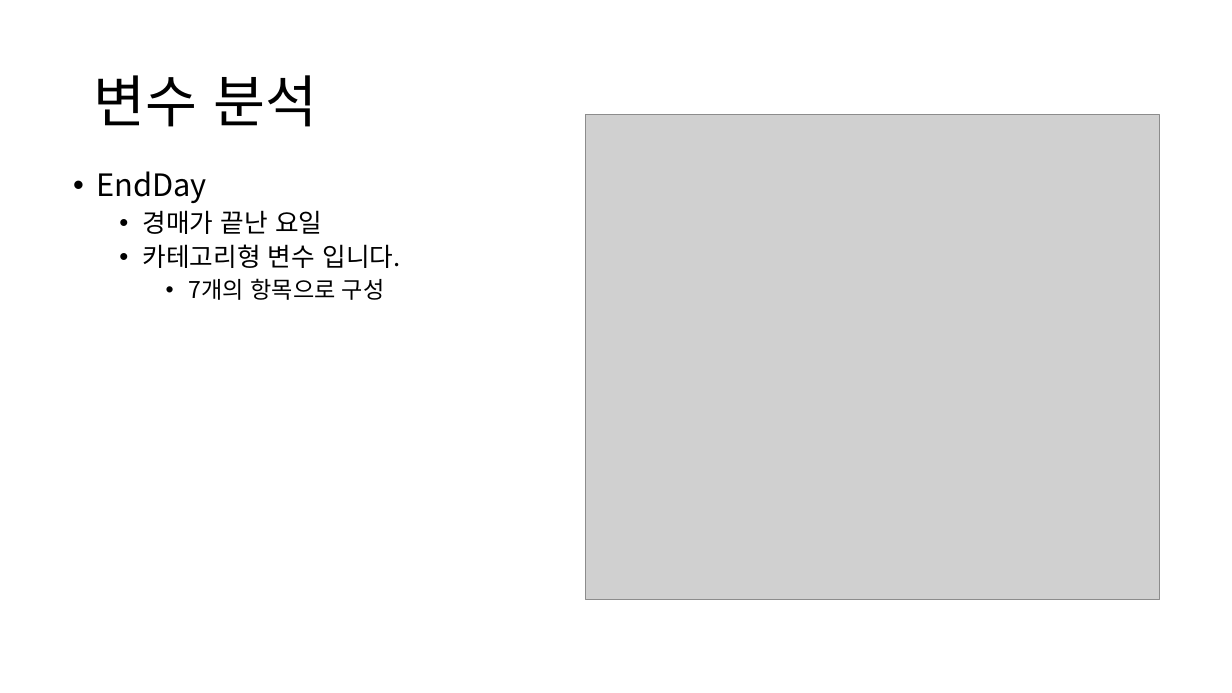
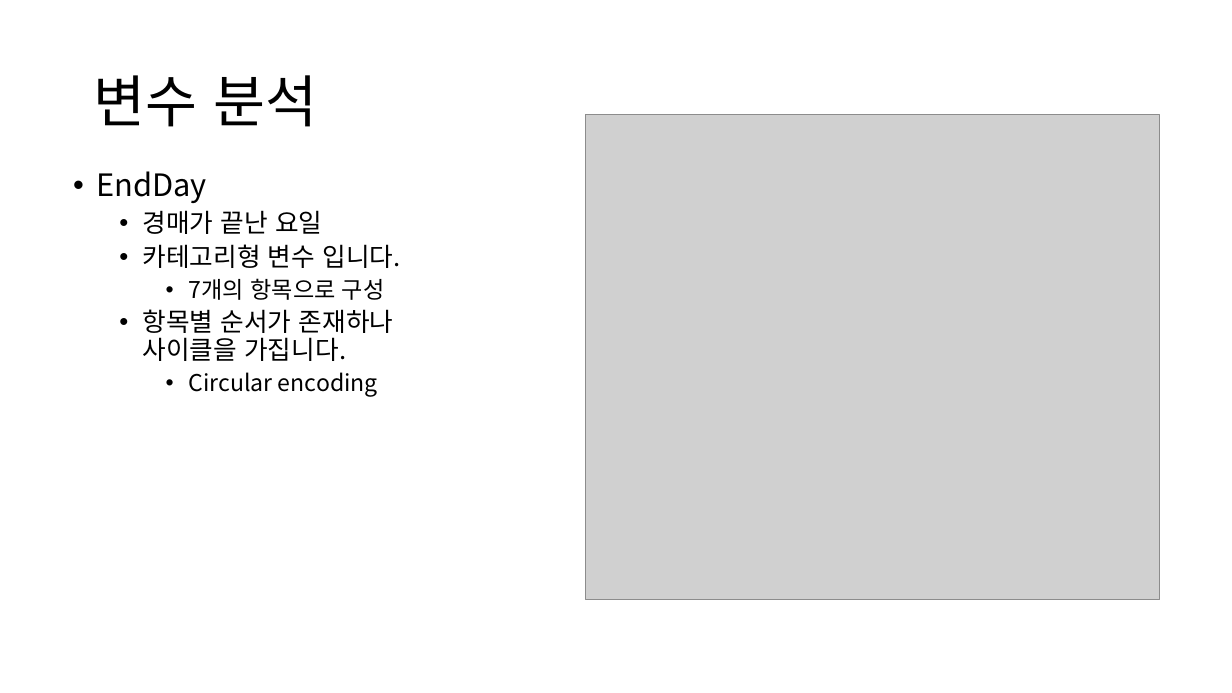
Before and after one commit to sunukkim98/DataAnalysis, a slide deck: slide 11 of FIANL.pptx. Drawn at 1232x693 pixels with LibreOffice and Linux fonts; fonts in the diff are those of the drawing; grey boxes stand for pictures. Boxes give left, top, right and bottom in pixels: in the first picture for what was removed or moved away, otherwise in the second. Text is boxed around its words. In the diff, an @@ line names an element or a change of style, - is before the commit and + after.

```diff
--- a/FIANL.pptx
+++ b/FIANL.pptx
@@ text at (143,309,394,397): paragraphs added @@
+    • 항목별 순서가 존재하나
+      사이클을 가집니다.
+      • Circular encoding
```
Also in this commit, not shown: 3 other slides changed, 1 slide added.
